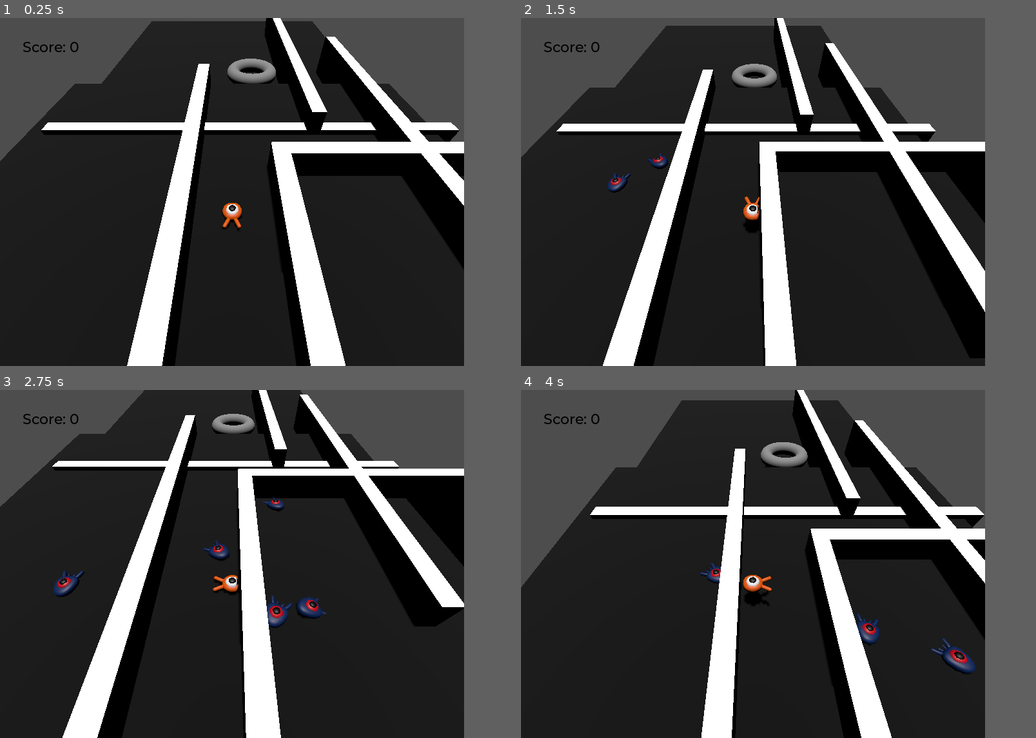
Above: before the commit, frames 1-4 (two rows, left to right).
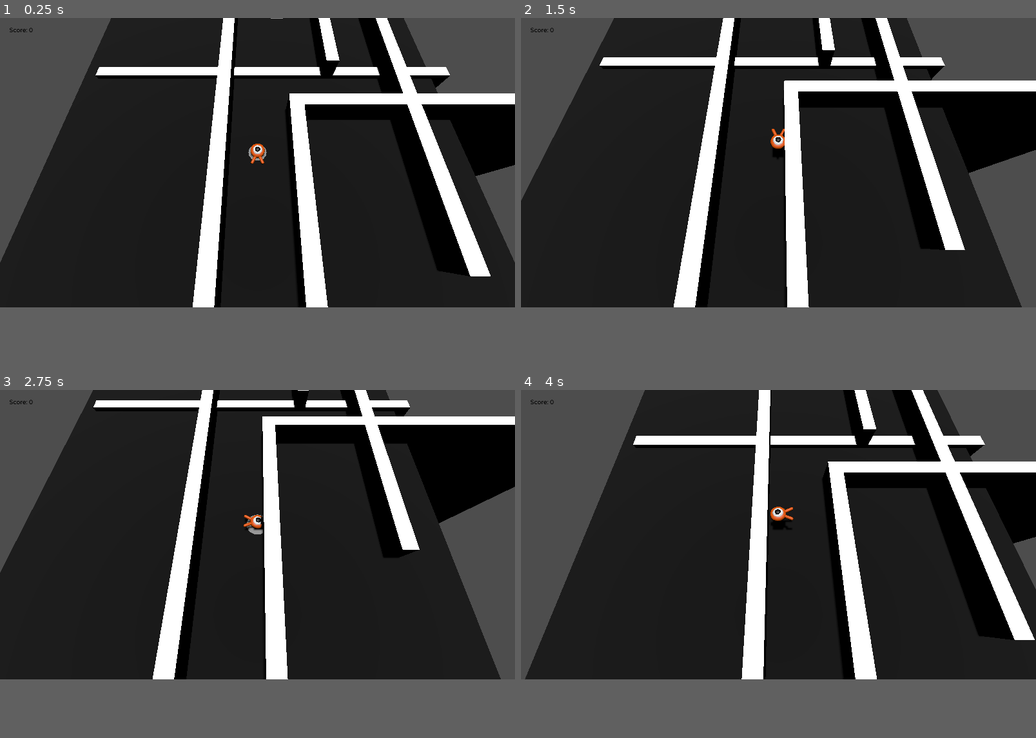
Above: after the commit, the same moments.

Repository: Blubtastic/game_jam_loophole
Game: Godot game, scene res://main.tscn
Two runs of this game, one before a commit and one after it. Both use one fixed random seed, a clock stepped at 60 frames per second and the inputs below.
Inputs:
- Up to frame 1 (0.25 s): no input
- Up to frame 2 (1.5 s): tap Enter (ui_accept) at 0.5 s; hold Right (move_right) 0.53-1.28 s; tap Space (jump) at 0.6, 0.77, 1.07, 1.35 s; hold Down (move_back) from 1.28 s (still down)
- Up to frame 3 (2.75 s): tap Space (jump) at 1.52, 1.82, 2.1 s; release Down (move_back) at 2.03 s; hold Right (move_right) from 2.03 s (still down)
- Up to frame 4 (4 s): release Right (move_right) at 2.78 s; hold Up (move_forward) 2.78-3.53 s; tap Space (jump) at 2.85, 3.02, 3.32, 3.6, 3.77 s; hold Left (move_left) from 3.53 s (still down)
In our replay, the window is 720x540 before the commit and 799x449 after it. These sizes can differ from the game's own. Grey fills any space a smaller window leaves; there, only what the larger window draws over its background counts as a difference.

The runs differ from the first frame. In frame 1, 37% of the frame differs, in the area x 0-100%, y 0-100%; in frame 2, 40%; in frame 3, 38%; in frame 4, 38%.

Commit message:
basic player animations and camera

Diff:
--- a/main.gd
+++ b/main.gd
@@ -12,12 +12,17 @@
 	mob_spawn_location.progress_ratio = randf()
 
 	var player_position = $Player.position
-	mob.initialize(mob_spawn_location.position, player_position)
+#	mob.initialize(mob_spawn_location.position, player_position)
+#
+#	add_child(mob)
+#
+#	mob.squashed.connect($UserInterface/ScoreLabel._on_mob_squashed.bind())
 
-	add_child(mob)
-
-	mob.squashed.connect($UserInterface/ScoreLabel._on_mob_squashed.bind())
-
+func _process(delta):
+	# lock camera Y-axis
+	var position = get_node("Player/CameraPivot").get_global_position()
+	position.y = 0
+	get_node("Player/CameraPivot").set_global_position(position)
 
 func _on_player_hit():
 	$MobTimer.stop()
--- a/main.tscn
+++ b/main.tscn
@@ -42,7 +42,7 @@
 mob_scene = ExtResource("2_pmhy5")
 
 [node name="Ground" type="StaticBody3D" parent="."]
-transform = Transform3D(1, 0, 0, 0, 1, 0, 0, 0, 1, 0, -1, 0)
+transform = Transform3D(1, 0, 0, 0, 1, 0, 0, 0, 1, -0.00259399, -1, 0.0495396)
 collision_layer = 4
 collision_mask = 0
 
@@ -55,15 +55,22 @@
 surface_material_override/0 = SubResource("StandardMaterial3D_3kwdn")
 
 [node name="Ground2" type="StaticBody3D" parent="."]
-transform = Transform3D(1, 0, 0, 0, 1, 0, 0, 0, 1, 0, -5, -60)
+transform = Transform3D(1, 0, 0, 0, 1, 0, 0, 0, 1, 0, -3, -60)
 collision_layer = 4
 collision_mask = 0
 
 [node name="CollisionShape3D" type="CollisionShape3D" parent="Ground2"]
+transform = Transform3D(1, 0, 0, 0, 1, 0, 0, 0, 1, 0, -0.4, 0)
 shape = SubResource("BoxShape3D_wqshi")
 
 [node name="MeshInstance3D" type="MeshInstance3D" parent="Ground2"]
-transform = Transform3D(1, 0, 0, 0, 1, 0, 0, 0, 1, 0, -9.53674e-07, 0)
+transform = Transform3D(1, 0, 0, 0, 1, 0, 0, 0, 1, 0, -0.400001, 0)
+mesh = SubResource("BoxMesh_b0xvl")
+surface_material_override/0 = SubResource("StandardMaterial3D_3kwdn")
+
+[node name="MeshInstance3D2" type="MeshInstance3D" parent="Ground2"]
+transform = Transform3D(1, 0, 0, 0, 0.01, 0, 0, 0, 1, 0, 3, 0)
+transparency = 0.5
 mesh = SubResource("BoxMesh_b0xvl")
 surface_material_override/0 = SubResource("StandardMaterial3D_3kwdn")
 
@@ -146,10 +153,10 @@
 [node name="Player" parent="." instance=ExtResource("1_8vu7g")]
 
 [node name="CameraPivot" type="Marker3D" parent="Player"]
-transform = Transform3D(1, 0, 0, 0, 0.707107, 0.707107, 0, -0.707107, 0.707107, 0, 0, 0)
+transform = Transform3D(1, 0, 0, 0, 0.707107, 0.707107, 0, -0.707107, 0.707107, 0, -1, 1)
 
 [node name="Camera3D" type="Camera3D" parent="Player/CameraPivot"]
-transform = Transform3D(1, 0, 0, 0, 0.996194, 0.0871557, 0, -0.0871557, 0.996194, 0, 4.10123, 23.3841)
+transform = Transform3D(1, 0, 0, 0, 0.920505, 0.390731, 0, -0.390731, 0.920505, 0, 10, 25)
 size = 19.0
 far = 100.0
 
@@ -227,7 +234,7 @@
 text = "Press Enter to retry"
 
 [node name="MeshInstance3D" type="MeshInstance3D" parent="."]
-transform = Transform3D(5, 0, 0, 0, 5, 0, 0, 0, 5, 4, 0, -35)
+transform = Transform3D(5, 0, 0, 0, 0.1, 0, 0, 0, 5, 4, 0, -35)
 mesh = SubResource("TorusMesh_y10q3")
 
 [connection signal="hit" from="Player" to="." method="_on_player_hit"]
--- a/player.gd
+++ b/player.gd
@@ -25,6 +25,9 @@
 	if direction != Vector3.ZERO:
 		direction = direction.normalized()
 		$Pivot.look_at(position + direction, Vector3.UP)
+		$AnimationPlayer.speed_scale = 3
+	else:
+		$AnimationPlayer.speed_scale = 1
 
 	# Ground Velocity
 	target_velocity.x = direction.x * speed
@@ -33,7 +36,9 @@
 	# Vertical Velocity
 	if not is_on_floor(): # If in the air, fall towards the floor. Literally gravity
 		target_velocity.y = target_velocity.y - (fall_acceleration * delta)
-
+		get_node("Splash").set_visible(false)
+	else:
+		get_node("Splash").set_visible(true)
 	if is_on_floor() and Input.is_action_just_pressed("jump"):
 		target_velocity.y = jump_impulse
 
@@ -51,6 +56,7 @@
 
 	velocity = target_velocity
 	move_and_slide()
+	$Pivot.rotation.x = PI / 6 * velocity.y / jump_impulse / 2
 
 func die():
 	hit.emit()
--- a/player.tscn
+++ b/player.tscn
@@ -9,6 +9,119 @@
 [sub_resource type="CylinderShape3D" id="CylinderShape3D_17uvi"]
 height = 0.37805
 radius = 1.1662
+
+[sub_resource type="Animation" id="Animation_ei178"]
+resource_name = "float"
+length = 1.2
+loop_mode = 1
+step = 0.05
+tracks/0/type = "value"
+tracks/0/imported = false
+tracks/0/enabled = true
+tracks/0/path = NodePath("Pivot/Character:position")
+tracks/0/interp = 1
+tracks/0/loop_wrap = true
+tracks/0/keys = {
+"times": PackedFloat32Array(0.3, 0.7, 1.2),
+"transitions": PackedFloat32Array(0.420448, 2.07053, 1),
+"update": 0,
+"values": [Vector3(0, 0, 0), Vector3(0, 0.65, 0), Vector3(0, 0.35, 0)]
+}
+tracks/1/type = "value"
+tracks/1/imported = false
+tracks/1/enabled = true
+tracks/1/path = NodePath("Pivot/Character:rotation")
+tracks/1/interp = 1
+tracks/1/loop_wrap = true
+tracks/1/keys = {
+"times": PackedFloat32Array(0.1, 0.5, 1.2),
+"transitions": PackedFloat32Array(0.420448, 0.44, 1),
+"update": 0,
+"values": [Vector3(0, 0, 0), Vector3(0.139626, 0, 0), Vector3(-0.15708, 0, 0)]
+}
+tracks/2/type = "value"
+tracks/2/imported = false
+tracks/2/enabled = true
+tracks/2/path = NodePath("Splash:transparency")
+tracks/2/interp = 1
+tracks/2/loop_wrap = true
+tracks/2/keys = {
+"times": PackedFloat32Array(0.282699, 0.3, 0.552341),
+"transitions": PackedFloat32Array(1, 1, 1),
+"update": 0,
+"values": [1.0, 0.98, 1.0]
+}
+tracks/3/type = "value"
+tracks/3/imported = false
+tracks/3/enabled = true
+tracks/3/path = NodePath("Splash:scale")
+tracks/3/interp = 1
+tracks/3/loop_wrap = true
+tracks/3/keys = {
+"times": PackedFloat32Array(0.29888, 0.551329),
+"transitions": PackedFloat32Array(1, 1),
+"update": 0,
+"values": [Vector3(3, 0.1, 3), Vector3(5, 0.1, 5)]
+}
+
+[sub_resource type="Animation" id="Animation_pckdh"]
+length = 0.001
+tracks/0/type = "value"
+tracks/0/imported = false
+tracks/0/enabled = true
+tracks/0/path = NodePath("Pivot/Character:position")
+tracks/0/interp = 1
+tracks/0/loop_wrap = true
+tracks/0/keys = {
+"times": PackedFloat32Array(0),
+"transitions": PackedFloat32Array(1),
+"update": 0,
+"values": [Vector3(0, 0, 0)]
+}
+tracks/1/type = "value"
+tracks/1/imported = false
+tracks/1/enabled = true
+tracks/1/path = NodePath("Pivot/Character:rotation")
+tracks/1/interp = 1
+tracks/1/loop_wrap = true
+tracks/1/keys = {
+"times": PackedFloat32Array(0),
+"transitions": PackedFloat32Array(1),
+"update": 0,
+"values": [Vector3(0, 0, 0)]
+}
+tracks/2/type = "value"
+tracks/2/imported = false
+tracks/2/enabled = true
+tracks/2/path = NodePath("Splash:transparency")
+tracks/2/interp = 1
+tracks/2/loop_wrap = true
+tracks/2/keys = {
+"times": PackedFloat32Array(0),
+"transitions": PackedFloat32Array(1),
+"update": 0,
+"values": [0.0]
+}
+tracks/3/type = "value"
+tracks/3/imported = false
+tracks/3/enabled = true
+tracks/3/path = NodePath("Splash:scale")
+tracks/3/interp = 1
+tracks/3/loop_wrap = true
+tracks/3/keys = {
+"times": PackedFloat32Array(0),
+"transitions": PackedFloat32Array(1),
+"update": 0,
+"values": [Vector3(5, 0.1, 5)]
+}
+
+[sub_resource type="AnimationLibrary" id="AnimationLibrary_f3o1q"]
+_data = {
+"RESET": SubResource("Animation_pckdh"),
+"float": SubResource("Animation_ei178")
+}
+
+[sub_resource type="SphereMesh" id="SphereMesh_s7hre"]
 
 [node name="Player" type="CharacterBody3D"]
 collision_mask = 6
@@ -31,4 +144,16 @@
 transform = Transform3D(1, 0, 0, 0, 1, 0, 0, 0, 1, 0, 0.313795, -0.0199873)
 shape = SubResource("CylinderShape3D_17uvi")
 
+[node name="AnimationPlayer" type="AnimationPlayer" parent="."]
+autoplay = "float"
+libraries = {
+"": SubResource("AnimationLibrary_f3o1q")
+}
+
+[node name="Splash" type="MeshInstance3D" parent="."]
+transform = Transform3D(5, 0, 0, 0, 0.1, 0, 0, 0, 5, 0, -0.5, 0)
+cast_shadow = 0
+visibility_range_fade_mode = 1
+mesh = SubResource("SphereMesh_s7hre")
+
 [connection signal="body_entered" from="MobDetector" to="." method="_on_mob_detector_body_entered"]
--- a/project.godot
+++ b/project.godot
@@ -21,8 +21,8 @@
 
 [display]
 
-window/size/viewport_width=720
-window/size/viewport_height=540
+window/size/viewport_width=1920
+window/size/viewport_height=1080
 
 [input]
 
Not shown: 1 places in player.tscn that only renumber resources
